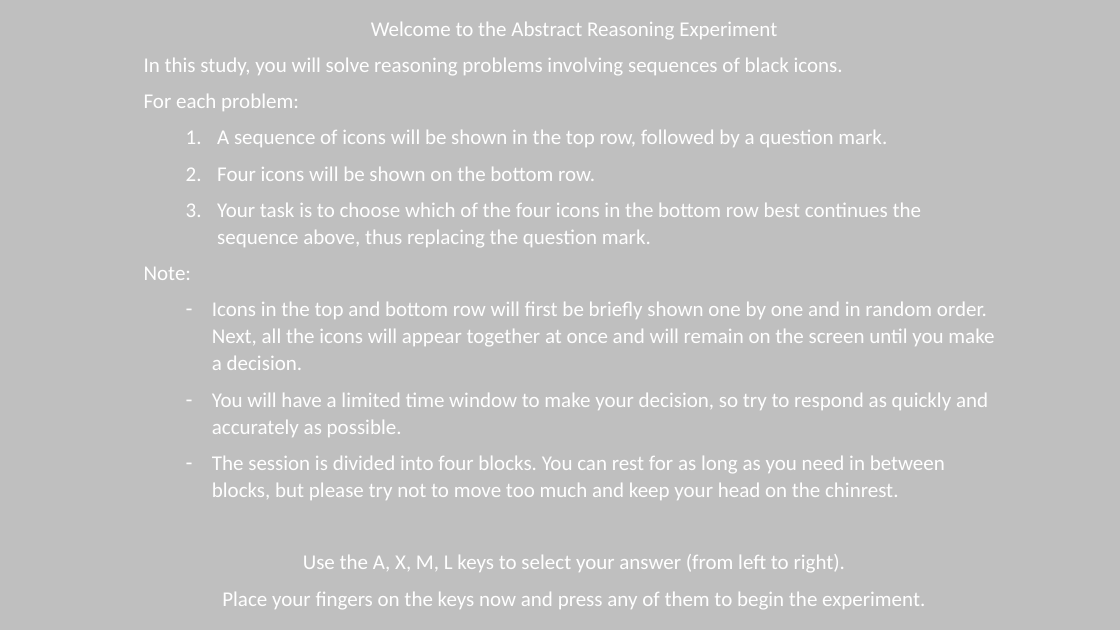
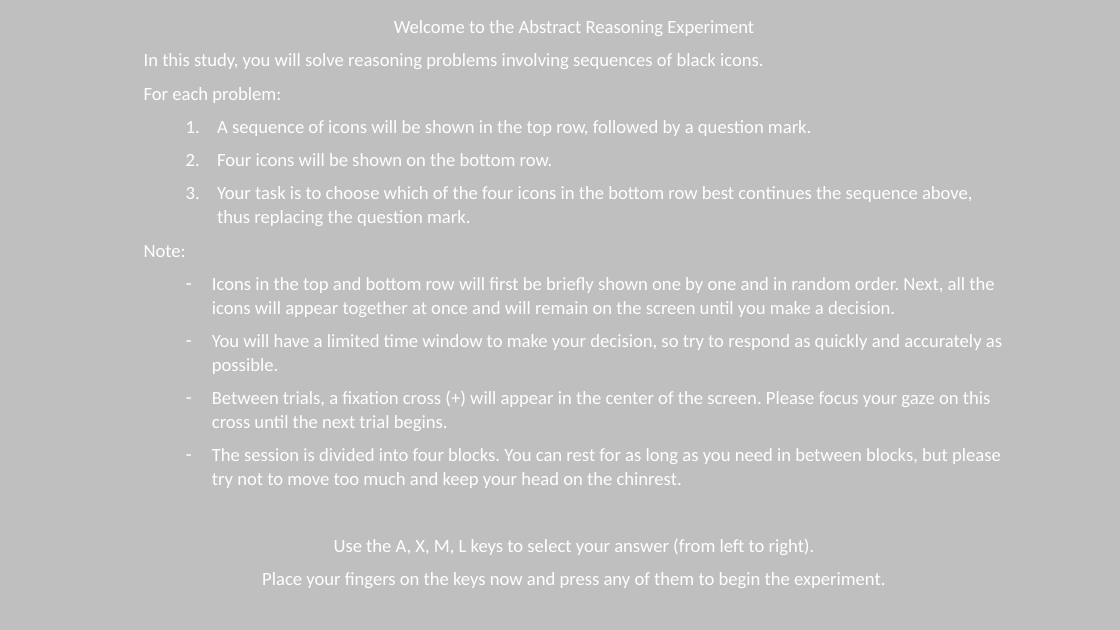
Before and after one commit to chris-pinier/abstract_reasoning, a slide deck: slide 1 of experiment-Lab/messages.pptx. Drawn at 1120x630 pixels with LibreOffice and Linux fonts; fonts in the diff are those of the drawing. Boxes give left, top, right and bottom in pixels: in the first picture for what was removed or moved away, otherwise in the second. Text is boxed around its words. In the diff, an @@ line names an element or a change of style, - is before the commit and + after.

Commit message:
added fix cross detail in welcome message

```diff
--- a/experiment-Lab/messages.pptx
+++ b/experiment-Lab/messages.pptx
@@ text at (144,20,1002,588): size 18 to 16 pt in "Welcome to the Abstract Reasoning Experiment", "In this study, you will solve reasoning ...", "For each problem:", "A sequence of icons will be shown ..." and 8 more places @@
@@ text at (212,391,991,431): paragraph added @@
+  – Between trials, a fixation cross (+) will appear in the center of the screen. Please focus your gaze on this cross until the next trial begins.
```
Also in this commit, not shown: 1 other file.
